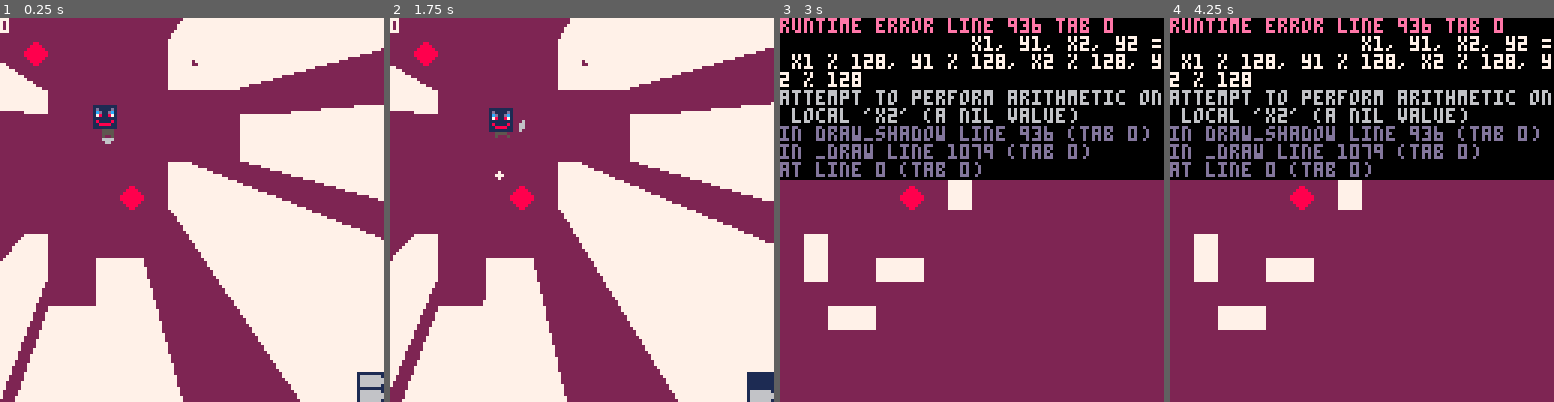
Above: before the commit, frames 1-4 (left to right).
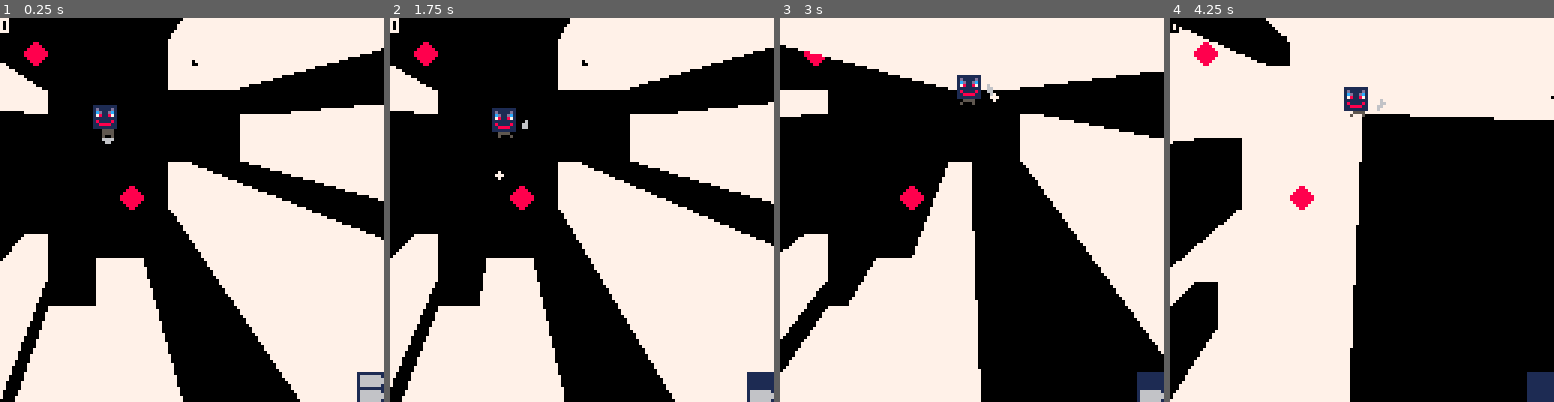
Above: after the commit, the same moments.

Repository: Shishudy/GlobalGameJam2026
Game: PICO-8 cartridge lua/playertest.p8
Same seed, same stepped clock (60 frames per second), same inputs: the game is played once before the commit and once after it.
Inputs:
- Up to frame 1 (0.25 s): no input
- Up to frame 2 (1.75 s): tap X (X key) at 0.33, 1.07 s; tap O (Z key) at 0.7, 1.7 s; hold Right from 1.6 s (still down)
- Up to frame 3 (3 s): tap X (X key) at 1.85, 2.97 s; release Right at 2.1 s; tap O (Z key) at 2.1, 2.5, 2.9 s; hold Up 2.15-2.42 s; hold Right from 2.47 s (still down)
- Up to frame 4 (4.25 s): release Right at 3.03 s; hold Left 3.08-3.58 s; tap O (Z key) at 3.3, 3.7, 4.1 s; hold Down 3.63-3.97 s; hold Right from 4.02 s (still down); tap X (X key) at 4.08 s

The runs differ from the first frame. In frame 1, 47% of the frame differs, in the area x 0-100%, y 0-100%; in frame 2, 48%; in frame 3, 80%; in frame 4, 85%.
Error before the commit: runtime error line 936 tab 0; x1, y1, x2, y2 = x1 % 128, y1 % 128, x2 % 128, y2 % 128; attempt to perform arithmetic on local 'x2' (a nil value)

Commit message:
GGJ submit

Diff:
--- a/lua/Levels.lua
+++ b/lua/Levels.lua
@@ -60,6 +60,9 @@
 	lvl.player.currentBullet = #lvl.enemies or 0
 	player = lvl.player
 	level = lvl
+	change_pallete(player.mask)
+	init_shadow_objects()
+	mset(flr(player.x / 8) + MAP_W_MIN, flr(player.y / 8) + MAP_H_MIN, 0)
 end
 
 function load_next_level()
@@ -69,7 +72,6 @@
 		current_level += 1
 		current_targets_destroyed = 0
 		load_level()
-		init_shadow_objects()
-		change_pallete(player.mask)
+
 	end
 end
--- a/lua/Main.lua
+++ b/lua/Main.lua
@@ -9,7 +9,6 @@
 function _draw()
     pal(2, MaskColor1)
     pal(7, MaskColor2)
-    mset(flr(player.x / 8) + MAP_W_MIN, flr(player.y / 8) + MAP_H_MIN, 0)
     cls(currentMaskColor)
 	-- draw the portion of the map relative to the level
     map((current_level - 1) * 16)
--- a/lua/Player.lua
+++ b/lua/Player.lua
@@ -81,7 +81,7 @@
 
 	--shooting
 	local curShootingBTN = btn(4)
-	if prevShootinBtn and not curShootingBTN then
+	if prevShootinBtn and not curShootingBTN and not player.reloading then
 		local shootingAngle = (player.aimDirection - 90) / 360
 		spawnBullet(
 			player.x + 4 + 8 * cos(shootingAngle),
@@ -94,7 +94,6 @@
 		if (player.currentBullet == 0) then
 			currentReloadTime = player.reloadingTime
 			player.reloading = true
-			player.currentBullet = #level.enemies
 		end
 	end
 	prevShootinBtn = curShootingBTN
--- a/lua/constants.lua
+++ b/lua/constants.lua
@@ -23,7 +23,7 @@
     [0] = { 0, 7 },
     [1] = { 3, 4 },
     [2] = { 1, 13 },
-    [3] = { 13, 15 },
+    [3] = { 2, 10 },
     [4] = { 1, 6 },
     [5] = { 2, 3 },
     [6] = { 5, 10 },
--- a/lua/playertest.p8
+++ b/lua/playertest.p8
@@ -1,6 +1,8 @@
 pico-8 cartridge // http://www.pico-8.com
 version 43
 __lua__
+-- picoduro
+-- leitao longo carvalho rosa
 #include constants.lua
 #include helpers.lua
 #include time.lua
Not shown, changed: 130 lines of the sprite sheet (__gfx__) section of lua/playertest.p8
Not shown, changed: the thumbnail (__label__) section of lua/playertest.p8
